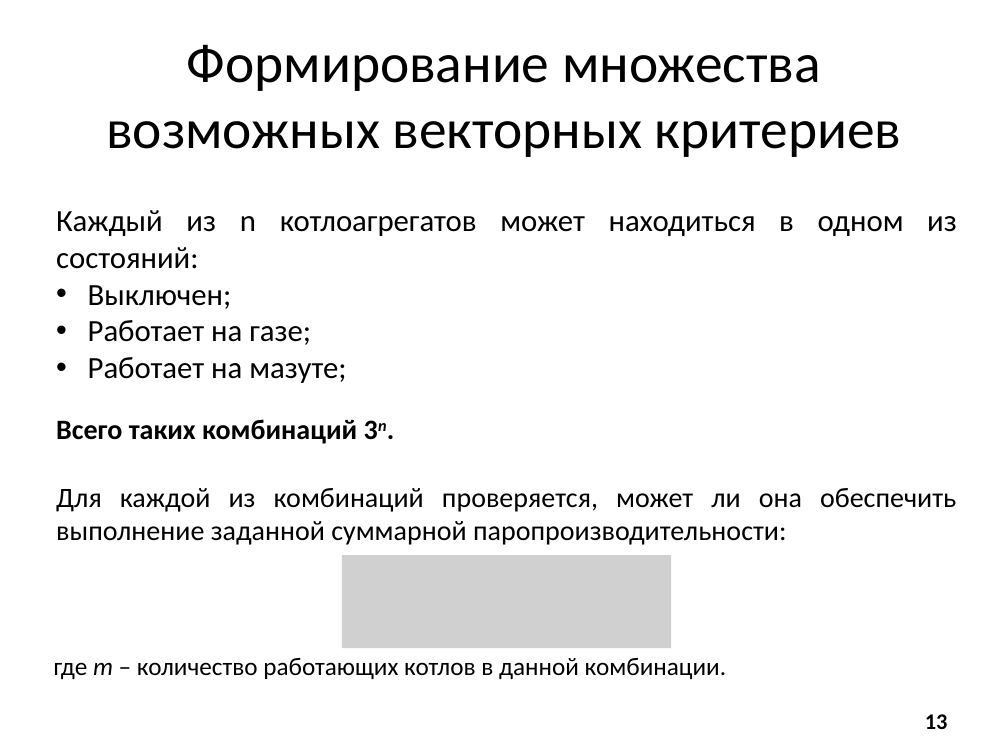
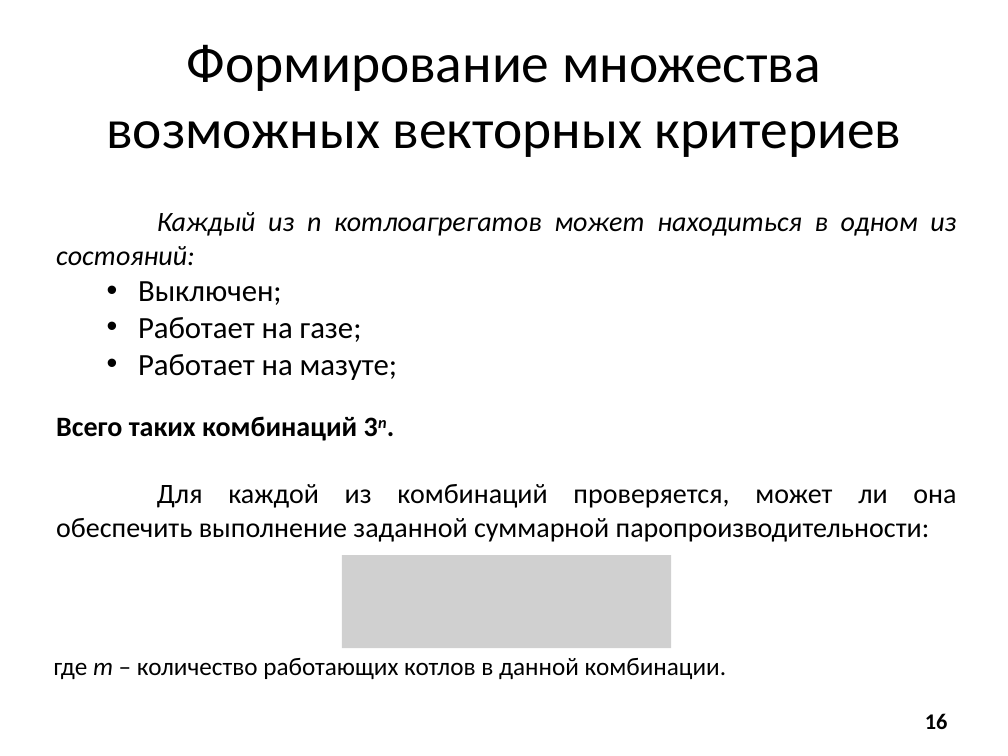
Before and after one commit to arkuzmin/diplom, a slide deck: slide 16 of optimization/4 семестр/Смотр 19.05.14/Презентация.pptx (slide 13 before the commit). Drawn at 1008x756 pixels with LibreOffice and Linux fonts; fonts in the diff are those of the drawing; grey boxes stand for pictures. Boxes give left, top, right and bottom in pixels: in the first picture for what was removed or moved away, otherwise in the second. Text is boxed around its words. In the diff, an @@ line names an element or a change of style, - is before the commit and + after.

```diff
--- a/optimization/4 семестр/Смотр 19.05.14/Презентация.pptx
+++ b/optimization/4 семестр/Смотр 19.05.14/Презентация.pptx
@@ text at (x1=56, y1=212, x2=956, y2=380): size 22 to 20 pt, italic on in "Каждый из n котлоагрегатов может находиться в ..."; list level 1 to 2 in "Выключен;"; list level 1 to 2 in "Работает на газе;"; list level 1 to 2 in "Работает на мазуте;" @@
@@ page number at (x1=925, y1=713, x2=948, y2=729): text changed @@
-13
+16
```
Also in this commit, not shown: 11 other slides changed, 4 slides added, 1 slide removed, 2 other files.
